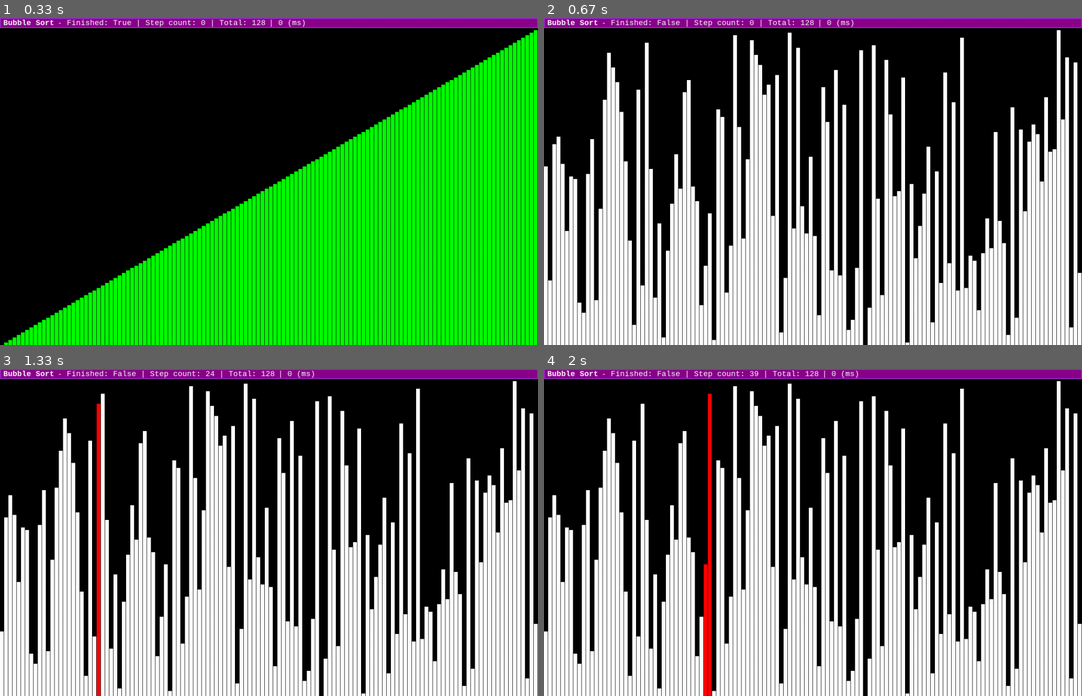
Above: before the commit, frames 1-4 (two rows, left to right).
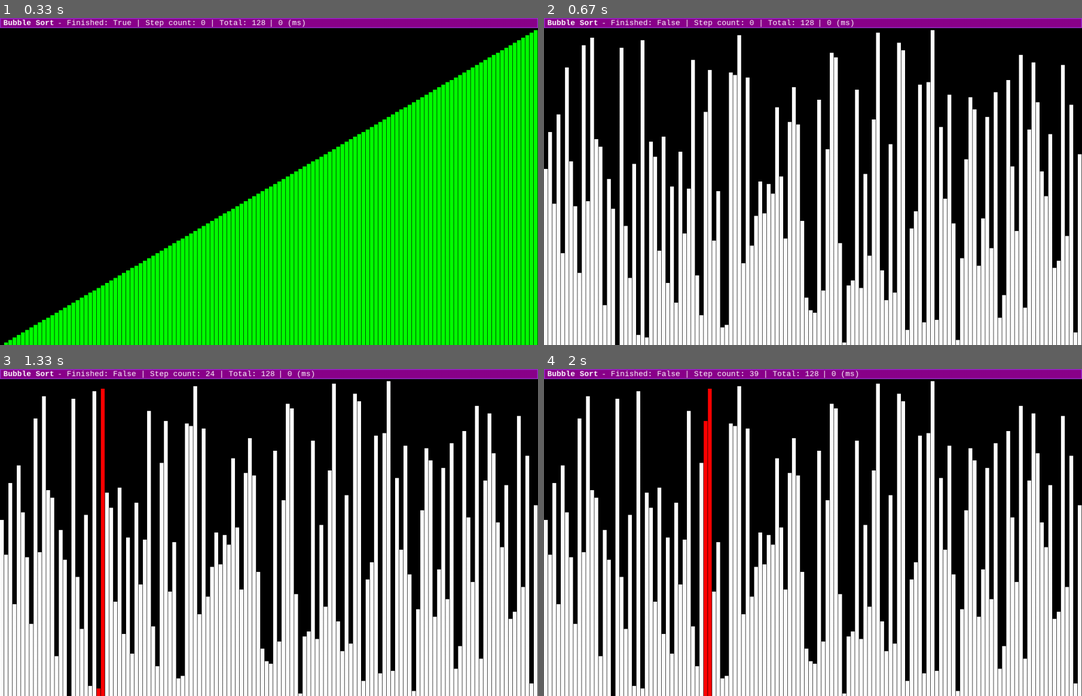
Above: after the commit, the same moments.

Repository: thiagolopes/sorting-algorithms-pygame
Game: pygame game, started from sort.py
Same seed, same stepped clock (60 frames per second), same inputs: the game is played once before the commit and once after it.
Inputs:
- Up to frame 1 (0.33 s): no input
- Up to frame 2 (0.67 s): tap Enter at 0.33 s
- Up to frame 3 (1.33 s): tap Space at 0.67, 1.07 s
- Up to frame 4 (2 s): tap Space at 1.37, 1.57, 1.9 s

Frame 1 is identical in both runs. In frame 2, 33% of the frame differs, in the area x 0-100%, y 3-100%; in frame 3, 34%; in frame 4, 33%.

Commit message:
Fix dirty var not used - use dirty_index

Diff:
--- a/sort.py
+++ b/sort.py
@@ -73,11 +73,8 @@
         top = self.size.x // total
         left = self.size.y / total
 
-        width = top - 1
+        width = max(top - 1, 1)
         height = math.ceil(left) * element
-
-        if width < 1:
-            width = 1
 
         pos = pygame.Rect(index * top, self.size.y - (element * left), width, height)
         self.surface.fill(color, pos)
@@ -111,9 +108,8 @@
         self.finished = True
         self.start_bubble()
 
+    def start_bubble(self):
         self.step_count = 0
-
-    def start_bubble(self):
         self.steps_left = len(self.elements) - 1
         self.index_step = 0
         self.dirty_index = []
@@ -152,13 +148,12 @@
         return True
 
     def finish(self):
-        self.dirty = []
+        self.dirty_index = []
         self.finished = True
 
-    def reset(self):
+    def shuffle(self):
         self.start_bubble()
         self.finished = False
-        self.step_count = 0
         random.shuffle(self.elements)
 
 
@@ -193,8 +188,10 @@
     sounds = []
     for i in range(len(elements)):
         fz = hz + pow(i, 2)
-        samples = array.array("f", [math.sin(TAU * fz * sample / sample_rate)
-                                    for sample in range(int(duration * sample_rate))])
+        samples = array.array(
+            "f", [math.sin(TAU * fz * sample / sample_rate)
+                  for sample in range(int(duration * sample_rate))],
+        )
         sound = pygame.mixer.Sound(buffer=samples)
         sound.set_volume(volume)
         sounds.append(sound)
@@ -211,7 +208,7 @@
                 quit()
             if event.key == pygame.K_RETURN:
                 play = False
-                bubble.reset()
+                bubble.shuffle()
                 time = 0
             if event.key == pygame.K_SPACE:
                 play = not play
